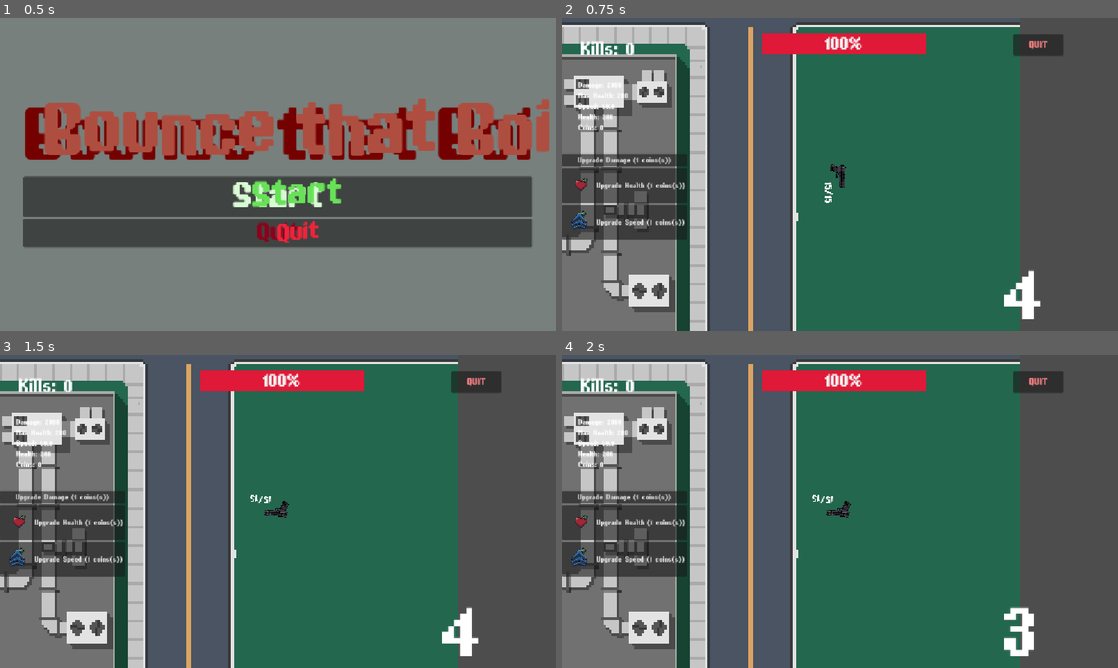
Above: before the commit, frames 1-4 (two rows, left to right).
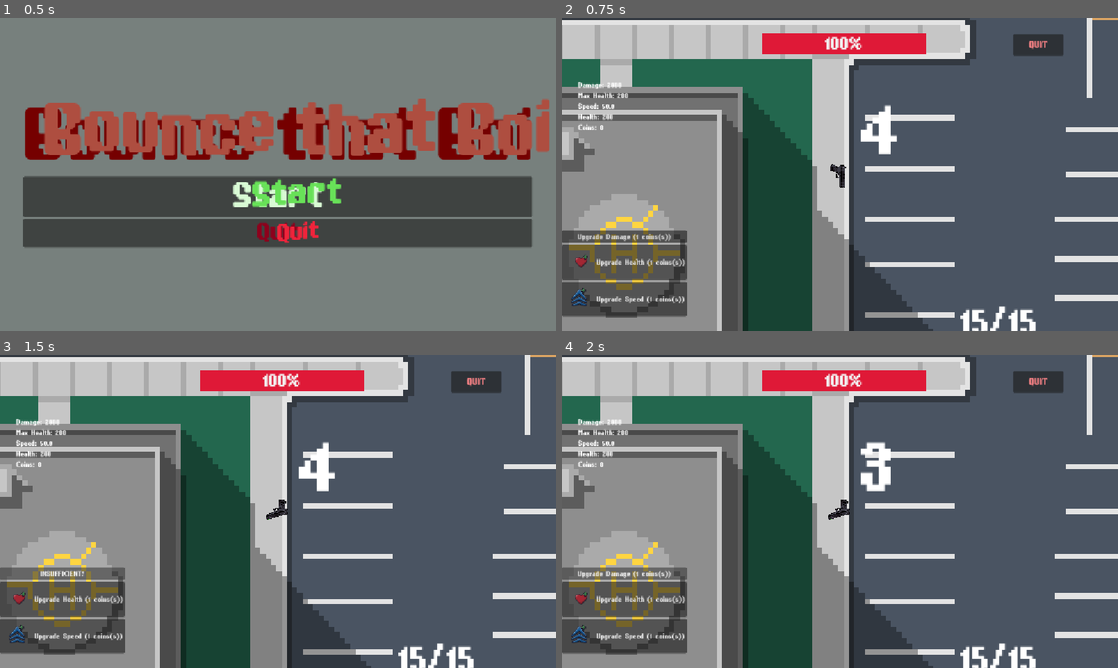
Above: after the commit, the same moments.

Repository: leo434472-oss/godot-game
Game: Godot game, scene res://main_menu.tscn
Two runs of this game, one before a commit and one after it. Both use one fixed random seed, a clock stepped at 60 frames per second and the inputs below.
Inputs:
- Up to frame 1 (0.5 s): no input
- Up to frame 2 (0.75 s): click "Start" at 0.5 s
- Up to frame 3 (1.5 s): click "Upgrade Damage (1 coins(s))" at 1.25 s
- Up to frame 4 (2 s): no input

Frame 1 is identical in both runs. In frame 2, 75% of the frame differs, in the area x 0-100%, y 0-100%; in frame 3, 75%; in frame 4, 75%.

Commit message:
gg

Diff:
--- /dev/null
+++ b/Player/ammo_count.gd
@@ -0,0 +1,7 @@
+extends Label
+@export var offset: Vector2 = Vector2(50, 50)
+@onready var player: Node2D = get_parent()
+
+func _process(_delta: float) -> void:
+	if player:
+		global_position = player.global_position + offset
--- /dev/null
+++ b/Player/node_2d.gd
@@ -0,0 +1,4 @@
+extends Node2D
+
+func _physics_process(_delta: float) -> void:
+	pass
--- a/Player/player.gd
+++ b/Player/player.gd
@@ -2,7 +2,7 @@
 var is_dead: bool = false
 @export var bullet_scene : PackedScene
 @onready var muzzle: Marker2D = $Muzzle
-@onready var ammoCount : Label = $AmmoCount
+@onready var ammoCount : Label = $"../HUD/UI/AmmoCount"
 @onready var muzzleFlash : Sprite2D = $Muzzle/MuzzleFlash
 var bullet_left : int = 15
 var max_bullets : int = 15
@@ -88,5 +88,5 @@
 
 
 func _on_regen_timer_timeout() -> void:
-	if player_health < max_health:
+	if player_health < Stats.max_health:
 		player_health += 5
--- a/Player/player.tscn
+++ b/Player/player.tscn
@@ -2,11 +2,11 @@
 
 [ext_resource type="Script" uid="uid://dtfaoxviqceoo" path="res://Player/player.gd" id="1_k53q1"]
 [ext_resource type="PackedScene" uid="uid://bxidj17klfg1n" path="res://Player/bullet.tscn" id="2_fhl08"]
-[ext_resource type="FontFile" uid="uid://cu01fv3voudwi" path="res://Fonts/PixelPurl.ttf" id="3_vtle1"]
 [ext_resource type="Texture2D" uid="uid://chiqb7lk3bg3d" path="res://Sprites/PlayerSprite.png" id="4_od3ui"]
 [ext_resource type="Texture2D" uid="uid://drkoaa05lg6j4" path="res://Sprites/MuzzleFlash.png" id="5_fhl08"]
 [ext_resource type="AudioStream" uid="uid://3kxuto1xs6s8" path="res://Sounds/eaglaxle-gun-shot-1-530788.mp3" id="6_vtle1"]
 [ext_resource type="AudioStream" uid="uid://dyx1kmdb4jbxq" path="res://Sounds/dragon-studio-gun-reload-2-511308.mp3" id="7_od3ui"]
+[ext_resource type="Script" uid="uid://bunuk2gwsjbro" path="res://Player/node_2d.gd" id="8_00tjw"]
 [ext_resource type="Script" uid="uid://ljur7xwcwptm" path="res://Player/camera_2d.gd" id="8_od3ui"]
 
 [node name="Player" type="CharacterBody2D" unique_id=1763412074 groups=["Player"]]
@@ -15,16 +15,13 @@
 script = ExtResource("1_k53q1")
 bullet_scene = ExtResource("2_fhl08")
 
+[node name="Node2D" type="Node2D" parent="." unique_id=364565614 groups=["Player"]]
+top_level = true
+scale = Vector2(0.07, 0.07)
+script = ExtResource("8_00tjw")
+
 [node name="CollisionPolygon2D2" type="CollisionPolygon2D" parent="." unique_id=526872653]
 polygon = PackedVector2Array(-63.636364, -36.363636, 100, -36.363636, 90.90909, 0, 32, 7, 27.272728, 27.272728, -13, 29, -27, 81, -63.636364, 72.72727, -78, 58, -57, 10, -63.636364, 0)
-
-[node name="AmmoCount" type="Label" parent="." unique_id=104708011]
-offset_left = 55.072464
-offset_top = 40.579712
-offset_right = 243.47826
-offset_bottom = 126.57971
-theme_override_fonts/font = ExtResource("3_vtle1")
-theme_override_font_sizes/font_size = 100
 
 [node name="HurtBox" type="Area2D" parent="." unique_id=1278070897 groups=["Player"]]
 scale = Vector2(0.07, 0.07)
@@ -63,10 +60,6 @@
 zoom = Vector2(9.64, 9.64)
 script = ExtResource("8_od3ui")
 
-[node name="Node2D" type="Node2D" parent="." unique_id=364565614 groups=["Player"]]
-top_level = true
-scale = Vector2(0.07, 0.07)
-
 [node name="RegenTimer" type="Timer" parent="." unique_id=1076244985]
 wait_time = 3.0
 autostart = true
--- a/level.gd
+++ b/level.gd
@@ -146,6 +146,7 @@
 		await get_tree().create_timer(2).timeout
 		add_child(enemy_normal)
 		enemies_alive += 1
+		EnemiesAliveCount.text = "Enemies alive: " + str(enemies_alive)
 
 	for j in range(enemy_fast_to_spawn):
 		var enemy_fast = enemy_fast_scene.instantiate()
@@ -157,6 +158,7 @@
 		await get_tree().create_timer(3).timeout
 		add_child(enemy_fast)
 		enemies_alive += 1
+		EnemiesAliveCount.text = "Enemies alive: " + str(enemies_alive)
 
 	for h in range(enemy_buff_to_spawn):
 		var enemy_buff = enemy_buff_scene.instantiate()
@@ -168,8 +170,8 @@
 		await get_tree().create_timer(5).timeout
 		add_child(enemy_buff)
 		enemies_alive += 1
-
-	EnemiesAliveCount.text = "Enemies alive: " + str(enemies_alive)
+		EnemiesAliveCount.text = "Enemies alive: " + str(enemies_alive)
+
 	is_spawning_enemies = false
 
 	if enemies_alive == 0:
--- a/level.tscn
+++ b/level.tscn
@@ -40,7 +40,7 @@
 size = Vector2(88, 2462)
 
 [node name="level" type="Node2D" unique_id=1452691641]
-scale = Vector2(0.31, 0.31)
+scale = Vector2(0.65, 0.65)
 script = ExtResource("1_u52ul")
 
 [node name="Backround" type="Sprite2D" parent="." unique_id=1504705555]
@@ -49,53 +49,53 @@
 scale = Vector2(1.4042969, 1.4947916)
 texture = ExtResource("8_km5ld")
 
-[node name="Buldings" type="StaticBody2D" parent="." unique_id=1040933526]
-position = Vector2(1095, -500.375)
-scale = Vector2(1.0000001, 1)
+[node name="Buldings" type="StaticBody2D" parent="Backround" unique_id=1040933526]
+position = Vector2(12.81781, -806.3833)
+scale = Vector2(0.7121002, 0.66898954)
 collision_layer = 3
 collision_mask = 3
 
-[node name="CollisionShape2D" type="CollisionShape2D" parent="Buldings" unique_id=6219766]
+[node name="CollisionShape2D" type="CollisionShape2D" parent="Backround/Buldings" unique_id=6219766]
 position = Vector2(-387.49994, 658.875)
 shape = SubResource("RectangleShape2D_0r1o6")
 
-[node name="CollisionShape2D2" type="CollisionShape2D" parent="Buldings" unique_id=2002509661]
+[node name="CollisionShape2D2" type="CollisionShape2D" parent="Backround/Buldings" unique_id=2002509661]
 position = Vector2(-359.74994, 908.625)
 shape = SubResource("RectangleShape2D_km5ld")
 
-[node name="CollisionShape2D3" type="CollisionShape2D" parent="Buldings" unique_id=180390660]
+[node name="CollisionShape2D3" type="CollisionShape2D" parent="Backround/Buldings" unique_id=180390660]
 position = Vector2(-52.875, 919.375)
 shape = SubResource("RectangleShape2D_i2t4f")
 
-[node name="CollisionShape2D4" type="CollisionShape2D" parent="Buldings" unique_id=348848791]
+[node name="CollisionShape2D4" type="CollisionShape2D" parent="Backround/Buldings" unique_id=348848791]
 position = Vector2(310.5625, 908.5)
 shape = SubResource("RectangleShape2D_8cye3")
 
-[node name="CollisionShape2D5" type="CollisionShape2D" parent="Buldings" unique_id=962186550]
+[node name="CollisionShape2D5" type="CollisionShape2D" parent="Backround/Buldings" unique_id=962186550]
 position = Vector2(386.71875, 675.8125)
 shape = SubResource("RectangleShape2D_2orkt")
 
-[node name="CollisionShape2D6" type="CollisionShape2D" parent="Buldings" unique_id=1149264538]
+[node name="CollisionShape2D6" type="CollisionShape2D" parent="Backround/Buldings" unique_id=1149264538]
 position = Vector2(-387.49994, 658.875)
 scale = Vector2(0.94, 0.94)
 shape = SubResource("RectangleShape2D_0r1o6")
 
-[node name="CollisionShape2D7" type="CollisionShape2D" parent="Buldings" unique_id=615966113]
+[node name="CollisionShape2D7" type="CollisionShape2D" parent="Backround/Buldings" unique_id=615966113]
 position = Vector2(-359.74994, 908.625)
 scale = Vector2(0.94, 0.94)
 shape = SubResource("RectangleShape2D_km5ld")
 
-[node name="CollisionShape2D8" type="CollisionShape2D" parent="Buldings" unique_id=598850079]
+[node name="CollisionShape2D8" type="CollisionShape2D" parent="Backround/Buldings" unique_id=598850079]
 position = Vector2(-52.875, 919.375)
 scale = Vector2(0.94, 0.94)
 shape = SubResource("RectangleShape2D_i2t4f")
 
-[node name="CollisionShape2D9" type="CollisionShape2D" parent="Buldings" unique_id=1226081377]
+[node name="CollisionShape2D9" type="CollisionShape2D" parent="Backround/Buldings" unique_id=1226081377]
 position = Vector2(310.5625, 908.5)
 scale = Vector2(0.94, 0.94)
 shape = SubResource("RectangleShape2D_8cye3")
 
-[node name="CollisionShape2D10" type="CollisionShape2D" parent="Buldings" unique_id=1874748044]
+[node name="CollisionShape2D10" type="CollisionShape2D" parent="Backround/Buldings" unique_id=1874748044]
 position = Vector2(386.71875, 675.8125)
 scale = Vector2(0.94, 0.94)
 shape = SubResource("RectangleShape2D_2orkt")
@@ -113,6 +113,16 @@
 offset_right = 40.0
 offset_bottom = 40.0
 
+[node name="AmmoCount" type="Label" parent="HUD/UI" unique_id=1872749645]
+top_level = true
+layout_mode = 0
+offset_left = 825.0
+offset_top = 587.0
+offset_right = 951.0
+offset_bottom = 673.0
+theme_override_fonts/font = ExtResource("2_0b4ue")
+theme_override_font_sizes/font_size = 100
+
 [node name="HealthBar" type="ProgressBar" parent="HUD/UI" unique_id=867079516]
 layout_mode = 0
 offset_left = 414.0
@@ -129,14 +139,15 @@
 anchors_preset = 2
 anchor_top = 1.0
 anchor_bottom = 1.0
-offset_top = 257.0
+offset_top = 418.0
 offset_right = 176.0
-offset_bottom = 419.0
+offset_bottom = 578.0
 grow_vertical = 0
 
 [node name="DamageUp" type="Button" parent="HUD/UI/UpgradeButtons" unique_id=1451287550]
 layout_mode = 2
 focus_mode = 0
+theme_override_colors/icon_normal_color = Color(0, 0, 0, 1)
 theme_override_fonts/font = ExtResource("2_0b4ue")
 theme_override_font_sizes/font_size = 20
 
@@ -199,10 +210,10 @@
 anchor_top = 0.5
 anchor_right = 0.5
 anchor_bottom = 0.5
-offset_left = 896.0
-offset_top = 469.0
-offset_right = 1431.0
-offset_bottom = 704.0
+offset_left = 599.0
+offset_top = 127.0
+offset_right = 1134.0
+offset_bottom = 362.0
 grow_horizontal = 2
 grow_vertical = 2
 theme_override_fonts/font = ExtResource("2_0b4ue")
@@ -228,10 +239,10 @@
 
 [node name="KillCount" type="Label" parent="HUD/UI" unique_id=1439580454]
 layout_mode = 0
-offset_left = 39.0
-offset_top = 43.0
-offset_right = 299.0
-offset_bottom = 194.0
+offset_left = 226.0
+offset_top = -71.0
+offset_right = 411.0
+offset_bottom = -27.0
 theme_override_fonts/font = ExtResource("2_0b4ue")
 theme_override_font_sizes/font_size = 50
 
Not shown, added: Player/ammo_count.gd.uid
Not shown, added: Player/node_2d.gd.uid
